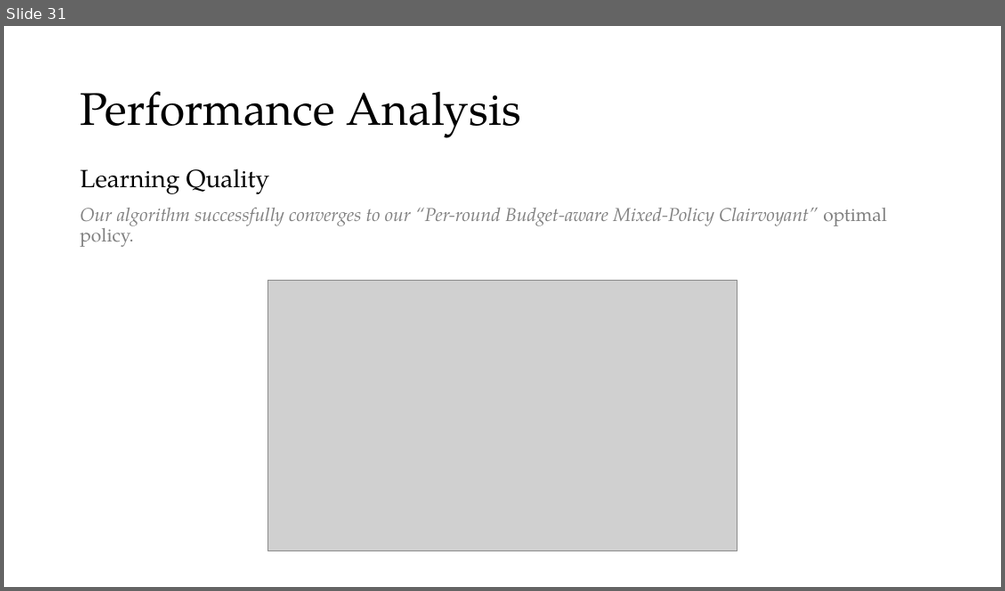
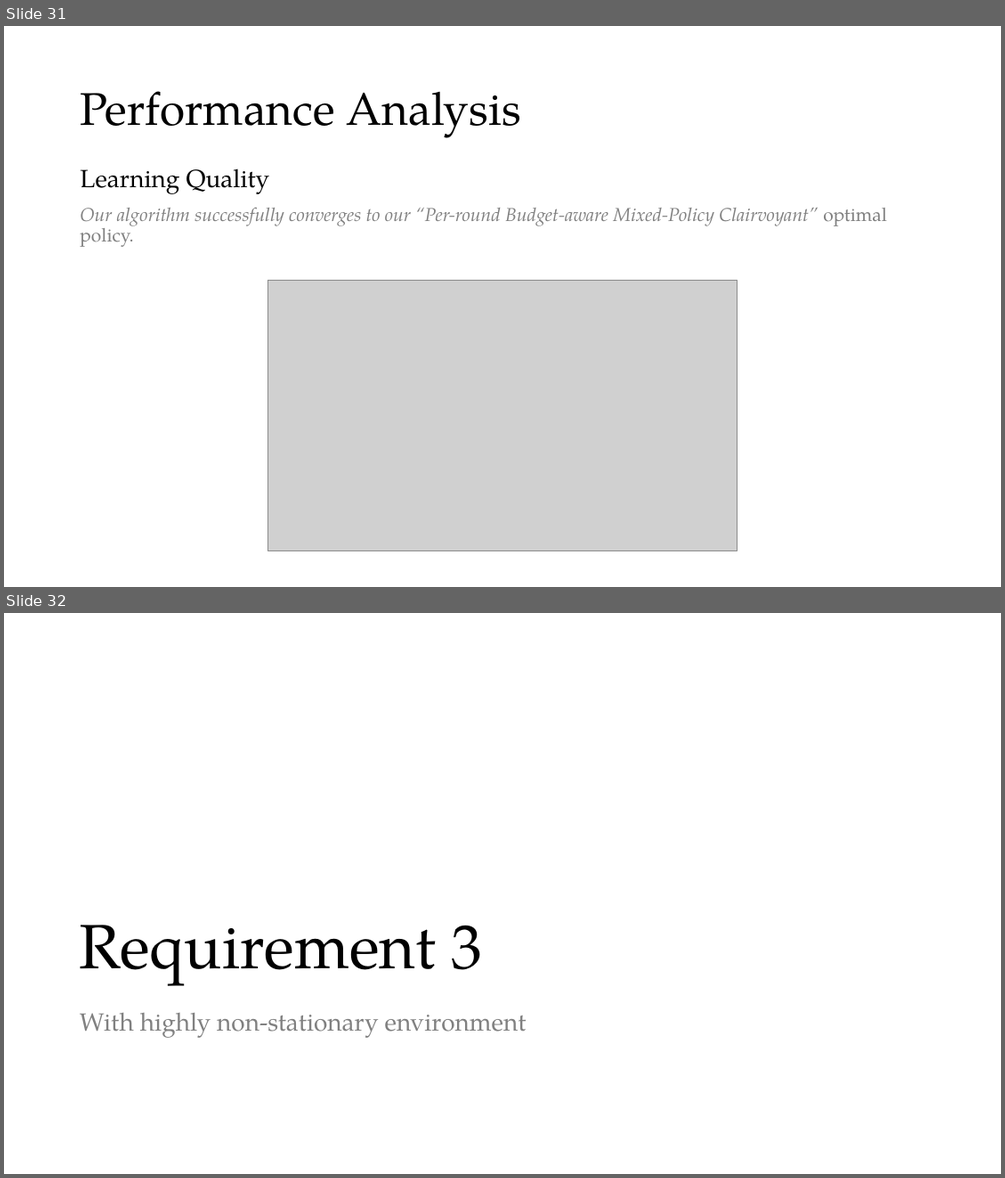
Before and after one commit to peetceenatoo/online-learning, a slide deck: Slides.pptx. Shown one above the other, each under a label of ours: slide 31 before the commit, slides 31 and 32 after it. The pictures are 1005x591 and 1005x1178 pixels, drawn with LibreOffice and Linux fonts; fonts in the diff are those of the drawing; grey boxes stand for pictures. Boxes give left, top, right and bottom in pixels: in the first picture for what was removed or moved away, otherwise in the second. Text is boxed around its words. In the diff, an @@ line names an element or a change of style, - is before the commit and + after.

```diff
--- a/Slides.pptx
+++ b/Slides.pptx
@@ slide 32 added at box(4, 613, 1001, 1174), background #FFFFFF @@
@@ title added at box(80, 925, 483, 986), 60 pt, text #000000 @@
+Requirement 3
@@ text added at box(80, 1013, 526, 1038), 24 pt, text #808080 @@
+With highly non-stationary environment
```
Also in this commit, not shown: 2 slides changed, 1 other file.
